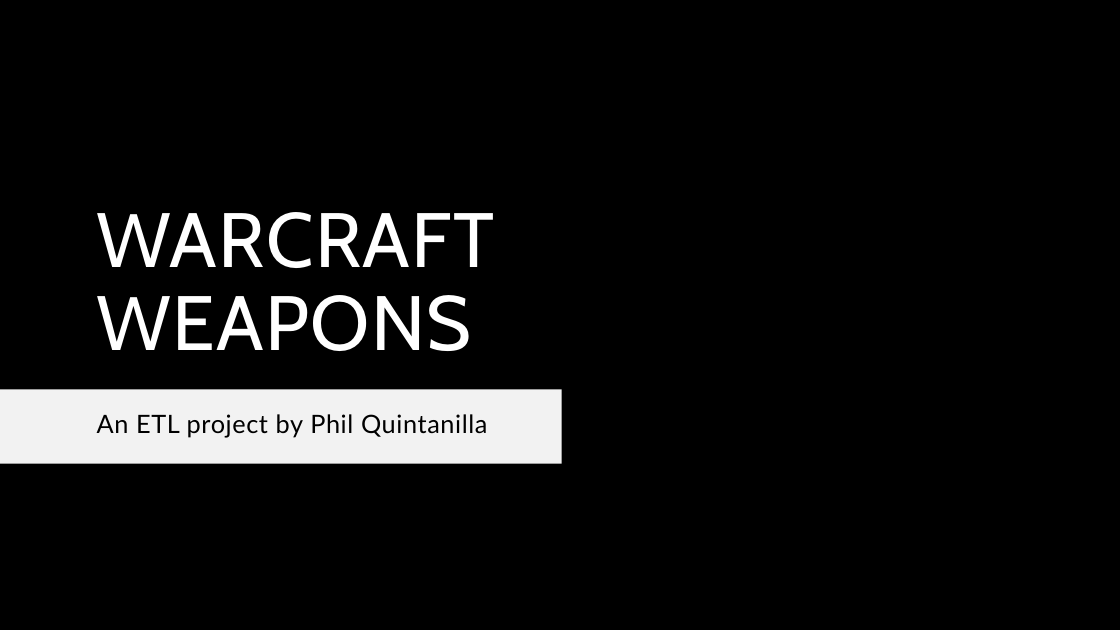
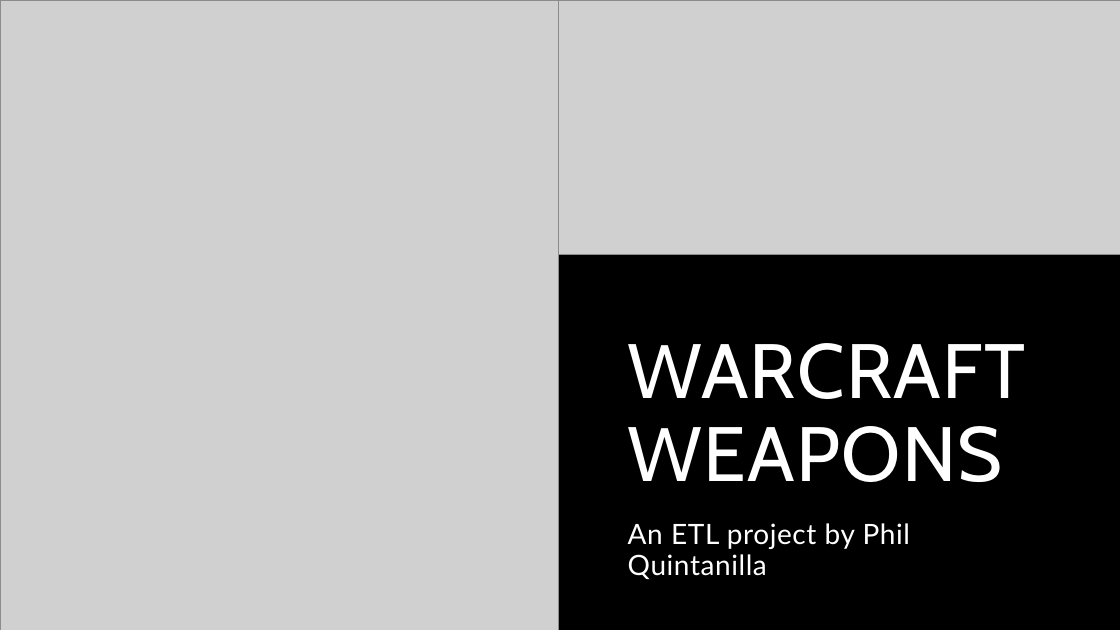
Before and after one commit to Quintanilla1002/ETL_Project, a slide deck: slide 1 of Warcraft_weapons/Warcraft weapons Presentation.pptx. Drawn at 1120x630 pixels with LibreOffice and Linux fonts; fonts in the diff are those of the drawing; grey boxes stand for pictures; background and template pictures are left out. Boxes give left, top, right and bottom in pixels: in the first picture for what was removed or moved away, otherwise in the second. Text is boxed around its words. In the diff, an @@ line names an element or a change of style, - is before the commit and + after.

Commit message:
Finished powerpoint presentation

```diff
--- a/Warcraft_weapons/Warcraft weapons Presentation.pptx
+++ b/Warcraft_weapons/Warcraft weapons Presentation.pptx
@@ picture added at bbox=[0, 0, 559, 630] @@
@@ picture added at bbox=[559, 0, 1120, 255] @@
@@ rectangle removed at bbox=[0, 178, 562, 389] @@
@@ title "WARCRAFT WEAPONS": place and size @@
-title "WARCRAFT WEAPONS" at bbox=[97, 212, 495, 351]
+title "WARCRAFT WEAPONS" at bbox=[628, 343, 1026, 482]
@@ title "WARCRAFT WEAPONS" at bbox=[628, 343, 1026, 482]: vertical alignment middle to bottom @@
@@ rectangle removed at bbox=[0, 389, 562, 464] @@
@@ subtitle "An ETL project by Phil ...": place and size @@
-subtitle "An ETL project by Phil ..." at bbox=[97, 414, 488, 438]
+subtitle "An ETL project by Phil ..." at bbox=[628, 523, 910, 579]
@@ subtitle "An ETL project by Phil ..." at bbox=[628, 523, 910, 579]: size 21.7 to 24 pt, text colour #000000 to #FFFFFF; line spacing 0.81 to 0.91 @@
```
Also in this commit, not shown: 11 slides added, 1 slide removed.
